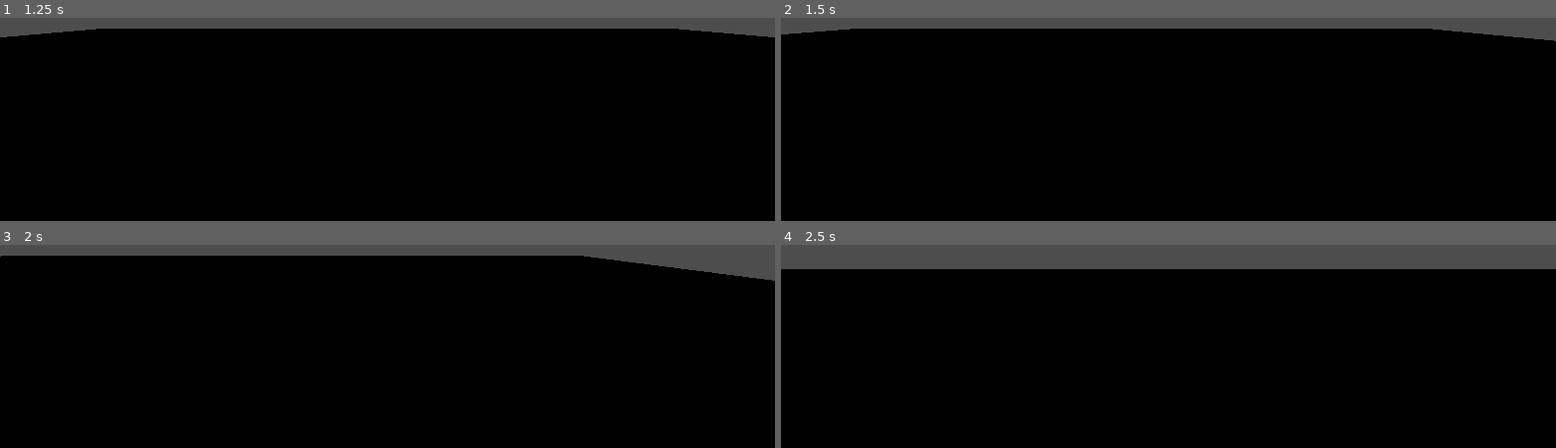
Above: before the commit, frames 1-4 (two rows, left to right).
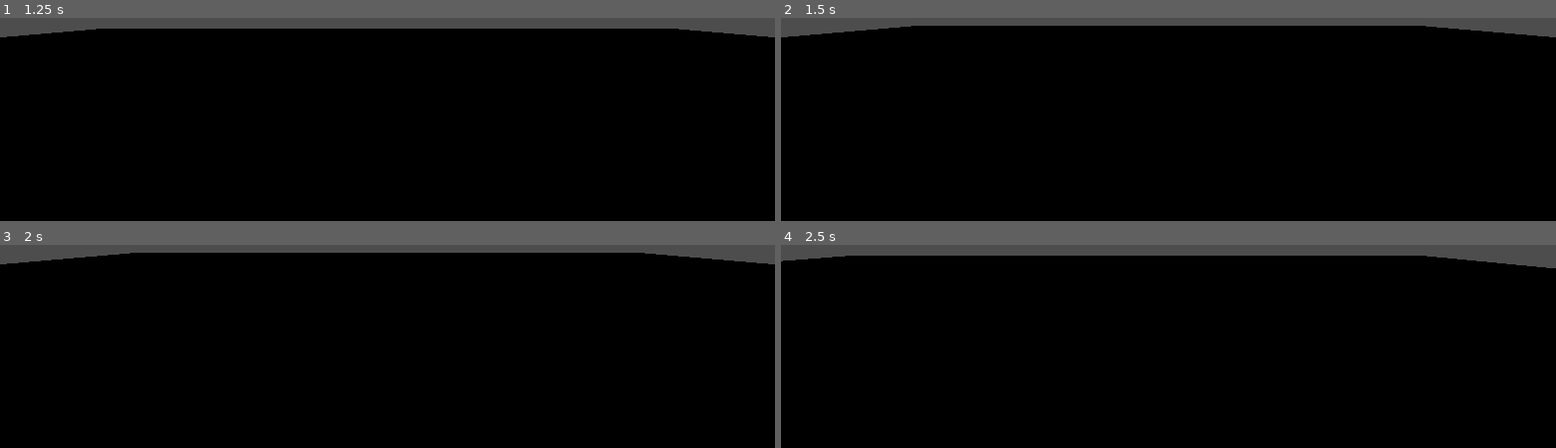
Above: after the commit, the same moments.

Repository: Helheimr1711/take-my-papers--please-
Game: Godot game, scene res://scenes/main.tscn
The game is run twice, just before and just after one commit, with the same random seed, the same clock (stepped at 60 frames per second) and the same inputs.
Inputs:
- Up to frame 1 (1.25 s): tap Enter at 0.5 s; hold D (move_right) from 0.53 s (still down)
- Up to frame 2 (1.5 s): tap Space at 1.25 s; release D (move_right) at 1.28 s; hold S (move_back) from 1.28 s (still down)
- Up to frame 3 (2 s): keep holding S (move_back)
- Up to frame 4 (2.5 s): release S (move_back) at 2.03 s; hold D (move_right) from 2.03 s (still down)

Frame 1 is identical in both runs. In frame 2, 1.3% of the frame differs, in the area x 0-100%, y 3-12%; in frame 3, 2.5%; in frame 4, 6.0%, in the area x 0-100%, y 5-12%.

Commit message:
Movement is working
Hell yeah

Diff:
--- a/scripts/player.gd
+++ b/scripts/player.gd
@@ -4,7 +4,7 @@
 
 ## Basic variables for movement exported to easily change in  inspector
 # Speed variable in meters per second
-@export var speed = 14
+@export var speed = 200
 
 ## Other variables
 # Target velocity
@@ -17,7 +17,7 @@
 	# Variable for storing input direction
 	var direction = Vector3.ZERO
 	# Variable for rotation saving
-	var camera_rotation = camera_rig.rotation
+	var camera_rotation = round(camera_rig.rotation_degrees)
 
 	# Checking for inputs
 	if Input.is_action_just_pressed("move_right"):
@@ -26,10 +26,48 @@
 	elif Input.is_action_just_pressed("move_left"):
 		camera_rig.rotate_y(deg_to_rad(90))
 		print(rad_to_deg(camera_rotation.y))
-	elif Input.is_action_pressed("move_back"):
-		direction.z += 1
-	elif Input.is_action_pressed("move_forward"):
-		direction.z -= 1
+	elif Input.is_action_just_pressed("move_back"):
+		if round(camera_rotation) == Vector3(0, 0, 0):
+			direction.z += 1
+		elif round(camera_rotation) == Vector3(0, 90, 0):
+			direction.x += 1
+			print(camera_rotation)
+		elif round(camera_rotation) == Vector3(0, 180, 0):
+			direction.z -= 1
+			print(camera_rotation)
+		elif round(camera_rotation) == Vector3(0, 270, 0):
+			direction.x -= 1
+			print(camera_rotation)
+		elif round(camera_rotation) == Vector3(0, -90, 0):
+			direction.x -= 1
+			print(camera_rotation)
+		elif round(camera_rotation) == Vector3(0, -180, 0):
+			direction.z -= 1
+			print(camera_rotation)
+		elif round(camera_rotation) == Vector3(0, -270, 0):
+			direction.x += 1
+	elif Input.is_action_just_pressed("move_forward"):
+		if camera_rotation == Vector3(0, 0, 0):
+			direction.z -= 1
+			print(camera_rotation)
+		elif camera_rotation == Vector3(0, 90, 0):
+			direction.x -= 1
+			print(camera_rotation)
+		elif camera_rotation == Vector3(0, 180, 0):
+			direction.z += 1
+			print(camera_rotation)
+		elif camera_rotation == Vector3(0, 270, 0):
+			direction.x += 1
+			print(camera_rotation)
+		elif camera_rotation == Vector3(0, -90, 0):
+			direction.x +=1
+			print(camera_rotation)
+		elif camera_rotation == Vector3(0, -180, 0):
+			direction.z += 1
+			print(camera_rotation)
+		elif camera_rotation == Vector3(0, -270, 0):
+			direction.x -= 1
+			print(camera_rotation)
 
 	# Checking if the direction value has changed by inputs
 	if direction != Vector3.ZERO:
